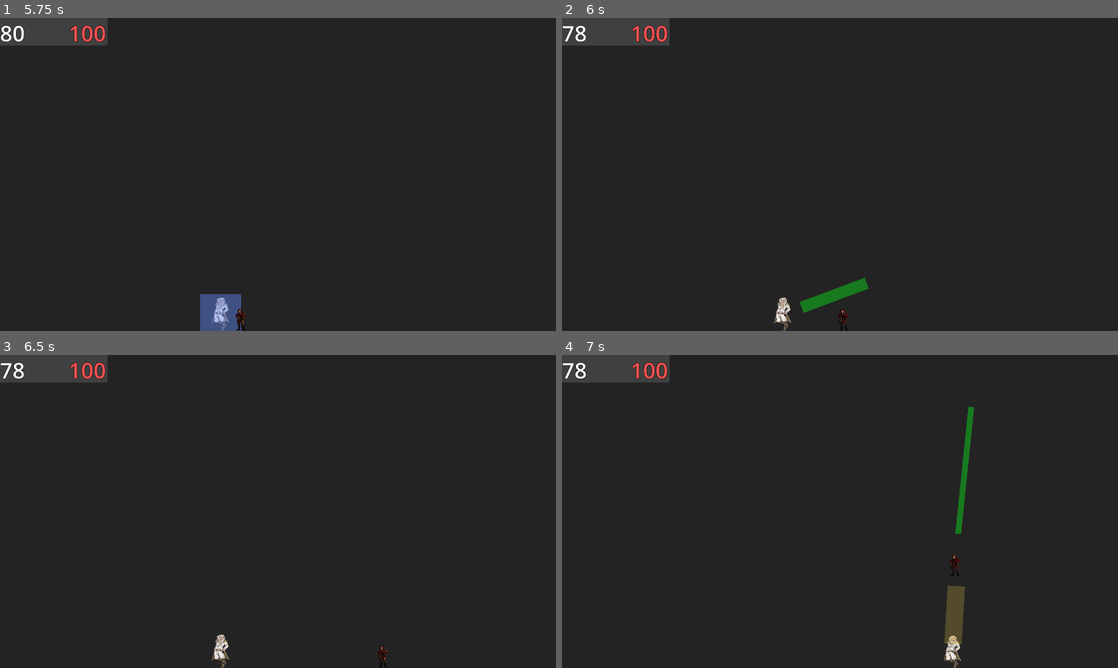
Above: before the commit, frames 1-4 (two rows, left to right).
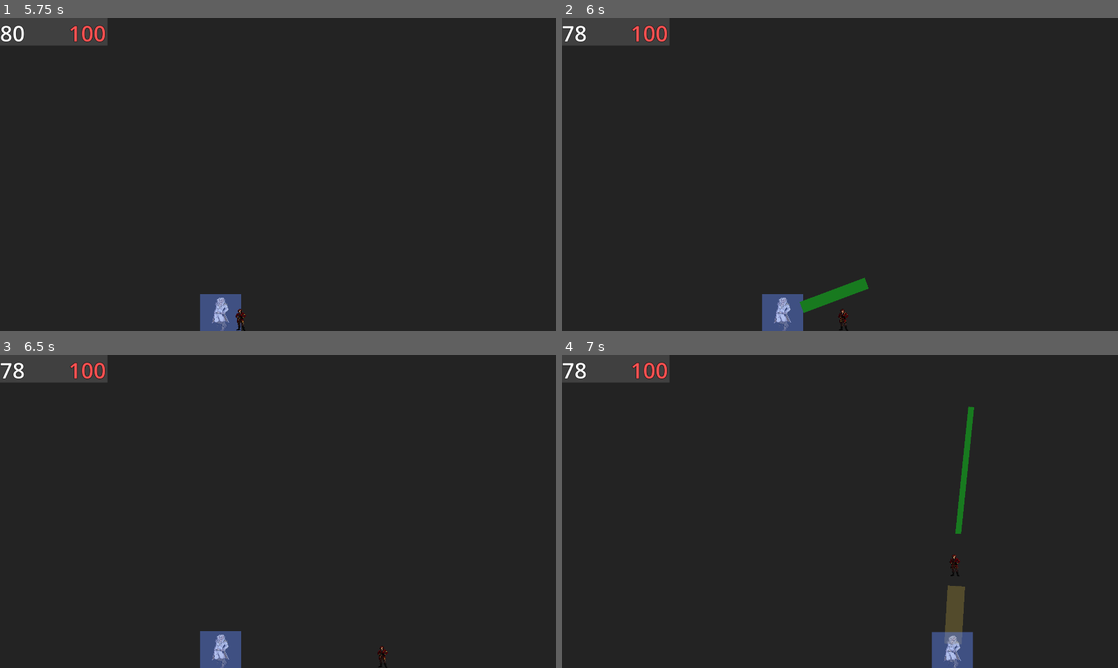
Above: after the commit, the same moments.

Repository: z3roco01/2025-skills-game
Game: Godot game, scene res://scenes/main.tscn
The game is run twice, just before and just after one commit, with the same random seed, the same clock (stepped at 60 frames per second) and the same inputs.
Inputs (mouse positions are in pixels of both pictures, inside the frame that each line leads up to):
- Up to frame 1 (5.75 s): move the mouse to (400, 158) at 0.52 s; hold D (right) 0.53-1.28 s; tap Shift (dash) at 0.6, 2.85, 5.1 s; click (400, 158) at 0.67 s; move the mouse to (166, 190) at 1.27 s; hold S (back) 1.28-2.03 s; click (166, 190) at 1.35 s; move the mouse to (333, 105) at 2.02 s; hold D (right) 2.03-2.78 s; right-click (333, 105) at 2.1 s; move the mouse to (250, 237) at 2.77 s; hold W (up) 2.78-3.53 s; click (250, 237) at 2.92 s; move the mouse to (444, 221) at 3.52 s; hold A (left) 3.53-5.03 s; click (444, 221) at 3.6 s; move the mouse to (111, 127) at 4.27 s; right-click (111, 127) at 4.35 s; move the mouse to (305, 174) at 5.02 s; hold S (back) from 5.03 s (still down); click (305, 174) at 5.17 s
- Up to frame 2 (6 s): tap Enter at 5.75 s; move the mouse to (756, 96) at 5.77 s; release S (back) at 5.78 s; hold D (right) from 5.78 s (still down); click (756, 96) at 5.85 s
- Up to frame 3 (6.5 s): keep holding D (right)
- Up to frame 4 (7 s): move the mouse to (962, 495) at 6.52 s; release D (right) at 6.53 s; hold W (up) from 6.53 s (still down); right-click (962, 495) at 6.6 s

Frame 1 is identical in both runs. In frame 2, 0.9% of the frame differs, in the area x 36-44%, y 88-100%; in frame 3, 0.9%; in frame 4, 0.9%.

Commit message:
make carmile great again

Diff:
--- a/scenes/carmile_enemy.tscn
+++ b/scenes/carmile_enemy.tscn
@@ -84,7 +84,7 @@
 
 [node name="shieldTimer" type="Timer" parent="."]
 process_callback = 0
-wait_time = 10.0
+wait_time = 5.0
 one_shot = true
 
 [node name="earthquakeTimer" type="Timer" parent="."]
--- a/scripts/carmile_enemy.gd
+++ b/scripts/carmile_enemy.gd
@@ -47,6 +47,7 @@
 				# set attack cooldown
 				attackCooldown = 100
 			else:
+
 				earthquake()
 				# block attacks while earthquaking
 				attackBlocking = true
@@ -88,7 +89,7 @@
 	else:
 		# reflect 1/2 damage back to player
 		player.damage(health/2.0)
-		disableShield()
+		#disableShield()
 
 # when thishows times out and the sheild has not already been broken by the player, break the shield
 func _on_shield_timer_timeout() -> void:
